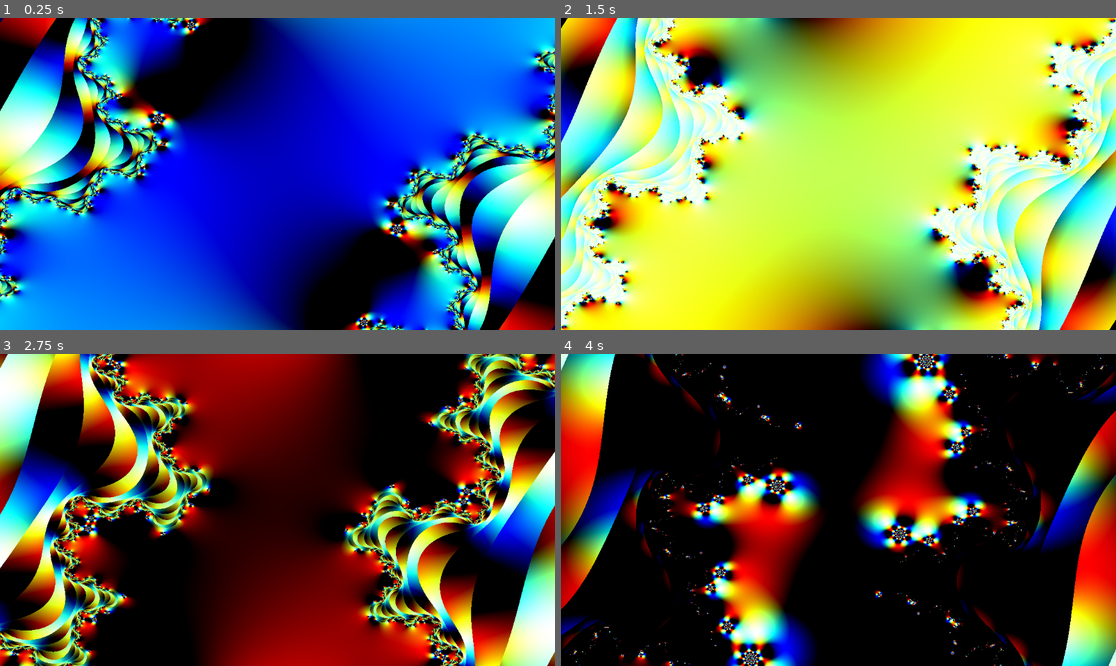
Above: before the commit, frames 1-4 (two rows, left to right).
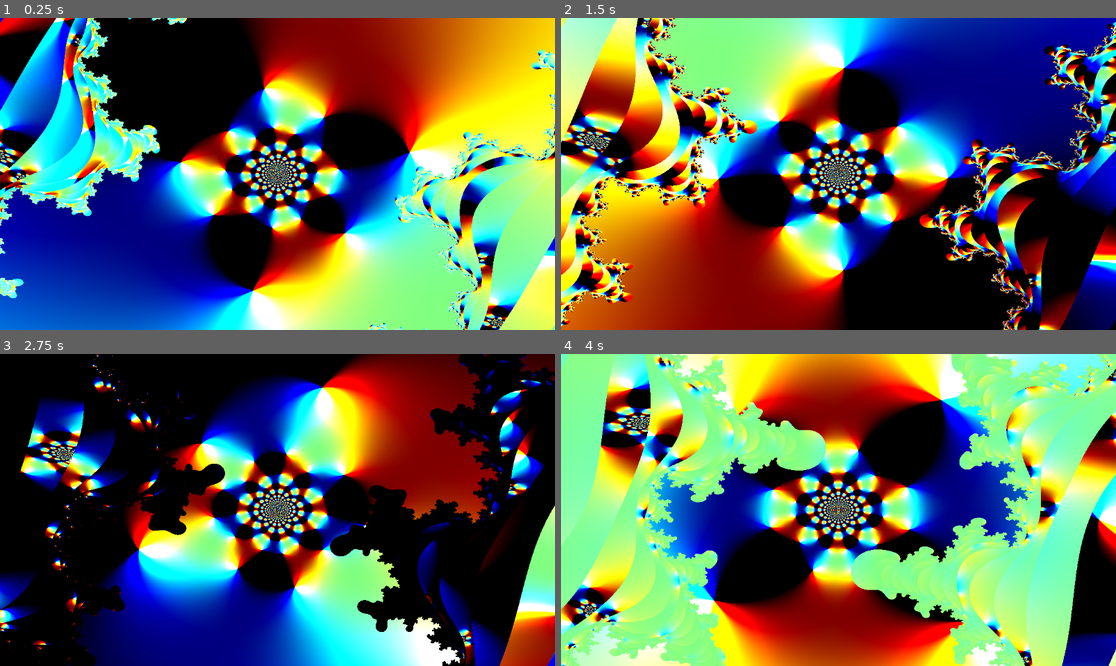
Above: after the commit, the same moments.

Repository: kiwijuice56/web-fractal-flame
Game: Godot game, scene res://main/main.tscn
Two runs of this game, one before a commit and one after it. Both use one fixed random seed, a clock stepped at 60 frames per second and the inputs below.
Inputs:
- Up to frame 1 (0.25 s): no input
- Up to frame 2 (1.5 s): no input
- Up to frame 3 (2.75 s): no input
- Up to frame 4 (4 s): no input

The runs differ from the first frame. In frame 1, 93% of the frame differs, in the area x 0-100%, y 0-100%; in frame 2, 99%; in frame 3, 93%; in frame 4, 97%.

Commit message:
Smooth julia

Diff:
--- a/main/fractal.gdshader
+++ b/main/fractal.gdshader
@@ -27,7 +27,11 @@
 		c.y = 2.0 * c.x * c.y + p.y;
 		c.x = t;
 	}
-	return c * vec2(float(i)) / 16.0;
+
+	float modulus = sqrt(c.x * c.x + c.y * c.y);
+	float mu = max(0, (float(i) - log(log(modulus)) / log(2.0))) / 16.0;
+
+	return c * vec2(mu);
 }
 
 void fragment() {
@@ -38,10 +42,10 @@
 
 	// Apply functions randomly.
 	c = sinusoidal(c, 0.0);
-	c = julia(c, 0.6 * vec2(sin(TIME * 0.1), cos(TIME * 0.1)));
+	c += julia(c, 0.6 * vec2(sin(TIME * 0.1), cos(TIME * 0.1)));
 	c = spherical(c, TIME);
-	//c = sinusoidal(c, TIME);
-	c = sinusoidal(c, 0.0);
+	c = sinusoidal(c, TIME);
+	c = spherical(c, 0.0);
 
 	// Turn the final coordinate into a color.
 	COLOR.rgb = vec3(c.x, c.y + c.x, c.y);
